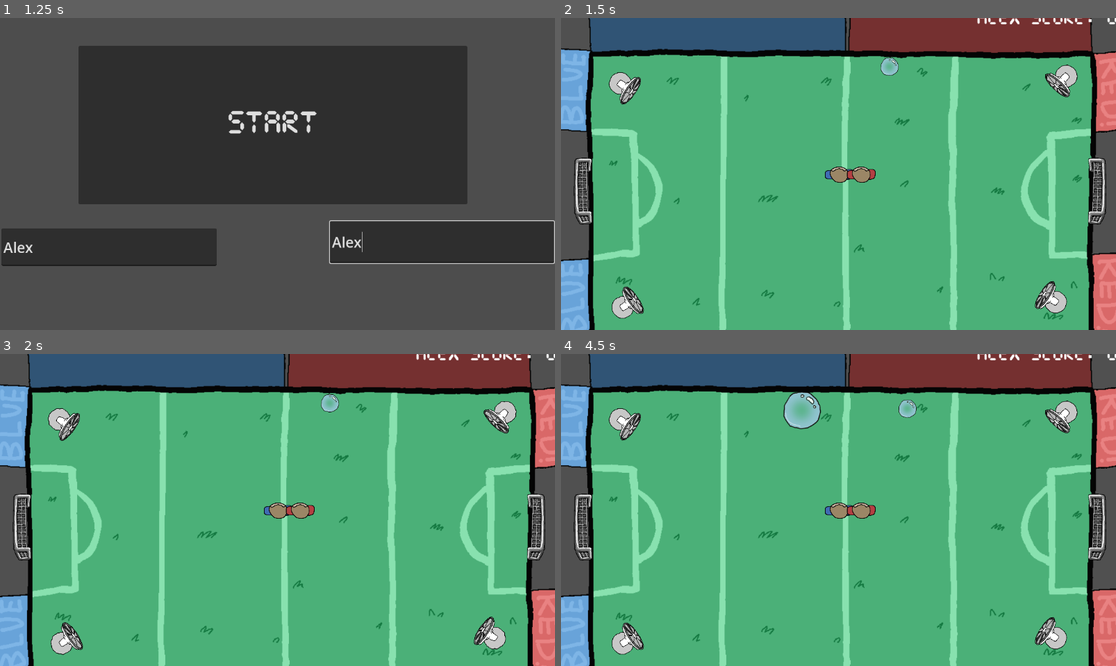
Above: before the commit, frames 1-4 (two rows, left to right).
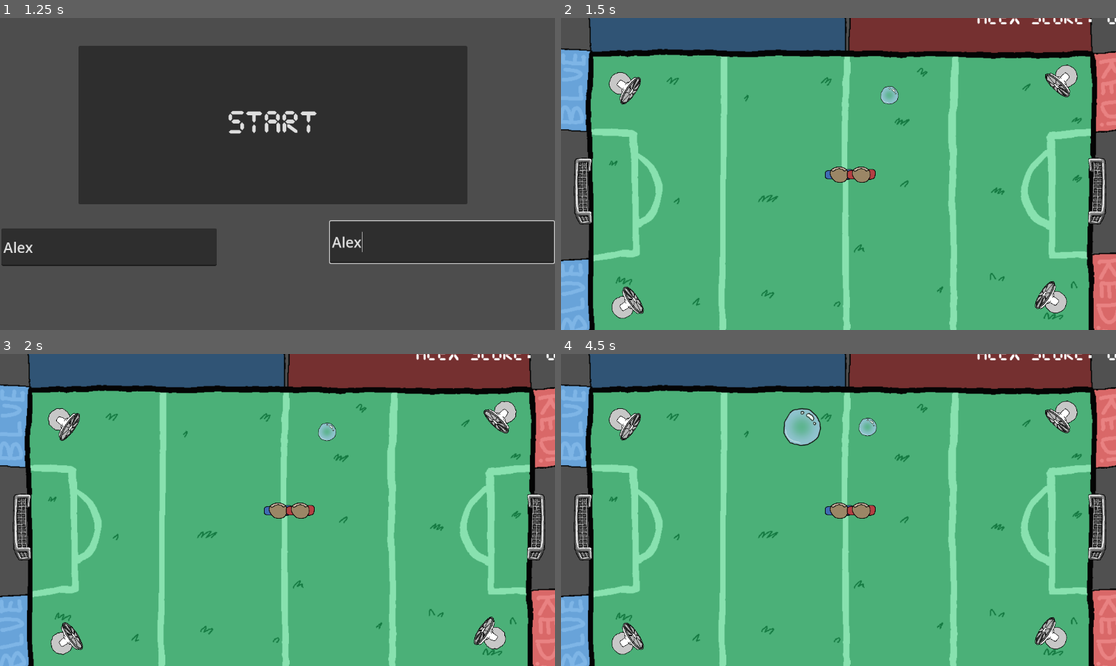
Above: after the commit, the same moments.

Repository: Calandir/ggj-2025
Game: Godot game, scene res://Scenes/menu.tscn
Same seed, same stepped clock (60 frames per second), same inputs: the game is played once before the commit and once after it. Sound files missing from this copy of the repository are replaced by a short silence.
Inputs (mouse positions are in pixels of both pictures, inside the frame that each line leads up to):
- Up to frame 1 (1.25 s): click (111, 245) at 0.52 s; type "Alex" at 0.6 s; click (444, 242) at 0.75 s; type "Alex" at 0.83 s
- Up to frame 2 (1.5 s): click "START" at 1.25 s
- Up to frame 3 (2 s): no input
- Up to frame 4 (4.5 s): tap R (p0_spawn_bubble) at 2.1, 3.6 s; tap . (p1_spawn_bubble) at 2.85, 4.35 s

Frame 1 is identical in both runs. In frame 2, 0.3% of the frame differs, in the area x 57-61%, y 12-28%; in frame 3, 0.3%; in frame 4, 1.2%, in the area x 40-65%, y 12-30%.

Commit message:
Update bubble spawn area to match updated arena

Diff:
--- a/Scenes/bubble_spawner.tscn
+++ b/Scenes/bubble_spawner.tscn
@@ -12,19 +12,19 @@
 _p1_spawn_bottomRight = NodePath("p1_bottomright")
 
 [node name="p0_topleft" type="Node2D" parent="."]
-position = Vector2(-413, -459)
+position = Vector2(-413, -350)
 
 [node name="p0_bottomright" type="Node2D" parent="."]
 position = Vector2(-14, 491)
 
 [node name="p1_topleft" type="Node2D" parent="."]
-position = Vector2(60, -459)
+position = Vector2(60, -350)
 
 [node name="p1_bottomright" type="Node2D" parent="."]
 position = Vector2(413, 491)
 
 [node name="auto_topleft" type="Node2D" parent="."]
-position = Vector2(-128, -459)
+position = Vector2(-128, -350)
 
 [node name="auto_bottomright" type="Node2D" parent="."]
 position = Vector2(191, 491)
